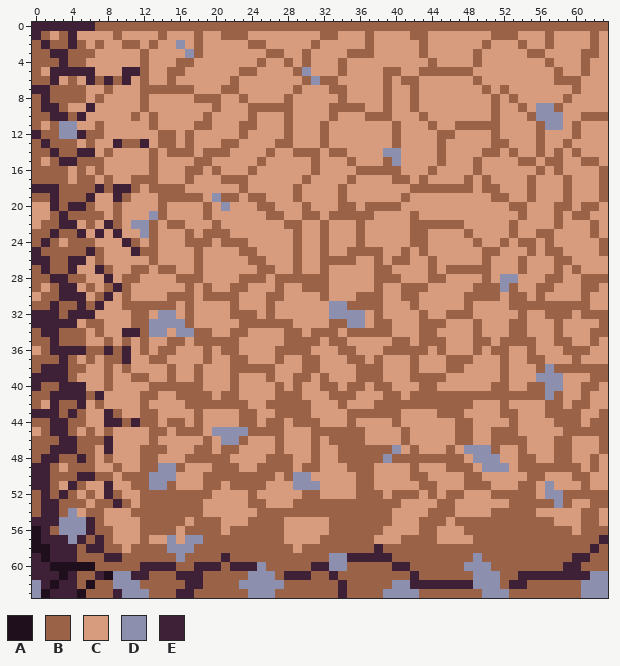
Pixel-art sprite, stored at Assets/sprites/dirt-moist-to-soaked.png. The picture above is the old version.
The file is 64x64 pixels.
Palette (. is transparent): A #1f0e1c  B #9a6348  C #d79b7d  D #8c8fae  E #3e2137
Pixels before (only the part around the change), first column x 0:
 0 EEEEEEEBBBBBBBBBBBBBBBBBBBBBBBBBBBBBBBBBBBBBBBBBBBBBBBBBBBBBBBBB
 1 EBCBECCCCBCCCCBCCCBCCBBBCCCCCCCCBBCCCBCCCCBBCCCCCCCBBBCCCBCCCCBC
 2 BEBBEBCBCCBBCBCCDCBCCCCCBBCCCCCBCCCCCBCCCCCBCCCCCCBCCCBCCBCCCCBC
 3 BBEEBBBCCCCCBCCCCDBCCCCCCCBBCCBCCCCBBBCCCCCBCCCCCBCCCCCBBCCCCBBC
 4 BBBEBBCCCCCCBCCCBBCCCCCCCBCCBCBCCCBCCCCCCCCCBCCCCBCCCCCCCBCCCBCC
 5 BCEEEEECCCEEBCCBBCCCCCCBBCCCCBDCCCBCCCCBBCCBBBBBBCCCCCCCCCBCCBCC
 6 BBECBCEBEBECBCCBCCCCCCBCCCCCCCBDBBCCCCCBCBBCCCCCCBCCCCCCCCBBBCCC
 7 EEBBBBCCBCCCBBBBBBCCCBBCCCCCCBCCCBBCCCCBCCBCCCCCCCBCBCCCCCCCBCCC
 8 BEBBBBCBCCCCBCCCCCBBBCCBCCCCBCCCCCBCCCCBCCBCCCCCCCCBCBCCCCCBCCCC
 9 BEEBCCECCCCCBCCCCCCCBCCCBBBBBCCCCBBBBCCBCCBCCCCCCCCBCCBCDDBCCCCC
10 BBEEBECCCCCBCBCCCCCBCCCCBCCCBCCCCBCCCBBBCCCBCCCCCCCBCCCBDDDCCBBB
11 BCBDDCCBCCCCCBCCCCBBCCCBBCCCBCCCBCCCCCCCBCCCBCCBBBBBCCCCBDDCBCCC
12 EBBDDEBBCCCCCCBBCBCCCCCBCCCCBCCCBCCCCCCCBCCCCBBCCCCBCCCCBCCCBCCC
13 BEBBBCBCCEBBECBBCBCCCBBCCCCBBCCCBCCCCCCCBCCCCBCCCCCBBCCCBCCBCCCC
14 BBEBBEECBCCCCBCBBBCBBBCCCCBCCBBBCBBCCCCDDCCCCBCCCCBBCBCCBCBCBCCC
15 BCBEEBBBCCCCCBCCCCBBCCCCCBCCCCCBCCCBCCCBDCCCCBCCCBCCCCBBCBBCCBBC
16 BBBBCBCBCCCCCBCCCBBCBCCCBCCCCCCBCCCCBBBBBCCCBCCCCBCCCCCCBCBCCCCB
17 BBBBCBBCBCCBBBCCCBCCCBBBCCCCCCBCCCCBCCCCBBCBCCCCBCBCCCCBCCCBCCCB
18 EEEBBBBEBEEBCBBBBCCCCCCBCCCCCBCCCCBCCCCCCCBBBBBBBCBBCCCBCCCBCCCB
19 BBEBBBECCEBCCCBBBBBCDBBCBBCCCBCCCCBCCCCCCBCCCCCCCCCBBCCBCCCBCCCB
20 CCEBEEBCCBCCCCBCCCCBCDCCCBBCCCBCCCBBCBBBBCCCCCCCCCCCCBBCCCBBCBBC
21 CCBEBBBBCBCCCDBCCCCBCCCCCCBBCCBBCBBBBBCCCCBCCCCCCCCCCCBCCCBCBBCC
22 CBBEECBCEBCDDBCBBCCCBCCCCCCCBBCCBCCCBCCCCCBBBBBBCCCCCBCCCCBCCCBC
23 BBEBBECECECCDBCCCBCBBBCCCCCCCBCCBCCCBCCCCCBBCCCCBCCCCBCCBBCCCCBC
24 BEBCBBBCCCEBCBCCCBBBCBBBCCCCCBCCBCCCBCCCCCBBCCCCCBCCBCBBCBCCCCCB
25 EBBBBBEBCCCEBBCCCCBCCCCBBCCCCBCCBCCBBBBCCBCBCCCCCCBBCCCBCBBCCCCB
26 EEBBEECBCCCCCBCCCCBCCCCCBBCCCBCCBBBBCCBCBBCCBCCCCCBCCCBCCCBBCCCC
27 BEBBECCEBCCBBCBBCCBCCCCCCBBCCBCCBCCCCCBBCCCCBCBBBBBCCCBCCCBCBCCC
28 BBEEBBCCECBBCCCCBBBCCCCBBBCBBBBBBCCCCCBBBCCCBBCCCCBCDDCCCBBCCBBB
29 BCBEECBCBEBCCCCCCBCBCCBBCCCBCCBBBCCCCCBCCBBBCCCCCBBBDBCCBBCCCBBC
30 CBBEEECBECBCCCCBBBCBBBBCCCBBCCCCBCCCBBBCCBBCCCCCBBBBCBBCBCCCCBCC
31 BBEBBEBECCBBBBBBCBCCCCBCCCBCCCCCCDDBBBBCCCBCCCCCBCCCCBBBBBBBBBCC
32 EEEBEEECCCCBBCDDCBCCCCBBBCBCCCCCCDDDDCBCCCCBCCBBBCCCCCBCCBBBCBBB
33 EEEEECBBCCCBBDDDDBCCCCCBBBBBBCCCCBBDDCBBCCCBBBCCCBCCCBBCCCBCCCCB
34 BEEBBBCBCCEEBDDCDDBBCCBBCCCCBBCBBBCBBBBBCCCBBCCCCBCCCBBCCCBCCCBB
35 BBEBBBCCBCBCBCCBBCBBBBBCCCCCBBBBCBBCCCCCBBCBBBCCCBBCBBBBCCBBCCBC
36 CBEEEEBBEBECBCBBCCCBCBBCCCCBBBBCCCBBCCCBBBBBCBCCCBCBBCCBCCCBBBCC
37 BBBEBCBCBBECCBBCCCCBCCBBCCCBCCBBCCCBBCBCCCBCCCBBBCCCBCCBBCCCBCCC
38 BEEEBBCCBCBCCCCBCCBCCCBBBBBCCCBBCCCCBBBCCCBCCCBBCCCCBCCCBDBBBBBB
39 EEEEBCCCBCCBBCCBCCBCCCBCCCBCCBBCBCCCBBBCCCBBBBCCCCCCBCCCDDDCCCBB
40 EBBEEECCBCCCCBBBBBBCCCBCCCCBCBCCBBCBBCBBCCCBBCCCCCCBBCCBBDDCCBBC
41 BBEEEEBECCCCBBCCBBBBCBBCCCCBBBCCCBBBCCCBBCBBBBBBBBBBBBBBBDBCCBCC
42 BCEBBECBCCCCBCCCCBBBBBBBCCBBBBBCCCBCCCBBBBBBBBBBBCCCBCCCCBBCBBCC
43 EEEBEBCCEBCCBBCCCCBCCCCBBCCBBBBCCCCBBBBBBCCCCBBBCCCCBBCCCBBBBCCB
44 BBEEBBCCEEBEBBCBBCBCCCCBBCBBCBBBCCCBCCCCBCCCCCCBBCCCCBCCCCBBBCBB
45 CBEEBCBCBCCCCBBCBBBCDDDDBBBBCCCBBBBBBCCCCBCCCCCBBCCBBBCCCCCBBBBB
46 BBBEEBBBECCCCBCCCCCBCDDBCCCBCCCBCBBBBCCCCBCCCCCBBCCBBBBCCCBBCCCB
47 BBEEEBBCECCCBBBCCCBBCBBCCCCBCCCBCCBBBBBBDCBCCCBCDDDBCCBCCCBBCCCB
48 BEEBBEBCBCCCBBCCCBBBBBCCCCBBBCCBCCBBBBBDBBBBBBBBCDDDCCBBCCBBCCBC
49 EEBCBBBCCBCCBBDDBCCCBBBCCBBBBCBBCCCBBBCCCCBCCCBBBCDDDCBBBBBBBCBC
50 EEBBBEEBBCBBBDDDCCCBBBBBBBBCBDDCCCCCBBCCCCBBCCCCBBCCCCCBBCCCBBCC
51 EEBCEBCCECCBBDDBCCCBBCBBBBCCCDDDCCCCBBCCCCCBBCCCBBBCCCBBCDCCCBCC
52 BEBEBCBCEBCCBBBBBBBBCCCCBCCCCCBBCCCCBBBCBBBCBCBBCCCBBBBBCDDBBBBB
53 BEEBBBCBBEBCBBBBBBBCCCCCBBCCCBBBBBBBBBBBBCCCCBBCCCCCCBBBBBDBCCBB
54 BEEBDCBBCCCBBBBBBBBCCCCCCBBBBBBBBBBBBBBBCCCCBBBCCCCBBBBBCCCCCBBC
55 EEEDDDEBCCCCBBBBBCBBBCCCBBBBCCCCCBBBBBBBCCCBBBCBBBBBBBBBBBCCCBBC
56 AEBDDDEBBCCCBBBBCBBBBCBBBBBBCCCCCBBBBBBCCCCBBCCCBBBBBBBBBBBBCBBB
57 AEEEDEBEBCCCBCCDCDDBBBBBBBBBCCCCBBBBBBCCCBBBBCCCCBBBBBBBBBBBBBBE
58 AAEEEBEEBBCBBBBDDDBBBBBBBBBBBCBBBBBBBBEBBBBBBBBBBBBBBBBBBBBBBBEB
59 EAEEEBBBEEBBBBBBDBBBBEBBBBBBBBBBBDDEEEEEBBBBBBBBBDBBBBBBBBBBEEBB
60 EEAAAAABBBBBEEEEBBEEEBEEEDBBBBBEEDDBBBBBEEBBBBBBDDDBBBBBBBBEEBBB
61 EEEAEBBEADDEEBBBEEEBBBBBDDDBEEEBBEBBBBBBBBEBBBBBBDDDBBEEEEEEEEDD
62 DEAEEBABBDDDBBBBBEEBBBBDDDDDBBBBBBEBBBBBDDEEEEEEEDDDBEEBBBBBBDDD
63 DAEEEABBBEDDDBBBEEBBBBBBDDDBBBBBBBEBBBBDDDDBBBBBBBDDDBBBBBBBBDDD
The same view after the edit:
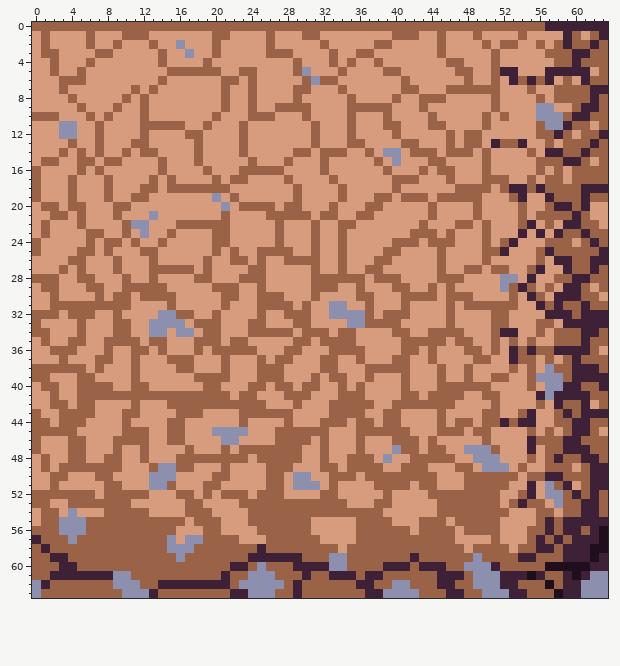
Commit: ne jamais aller à droite, toujours vers la gauche
From old to new:
Changed rows in their new state; - is an unchanged pixel.
first column x 0:
 0 BBBBBBB--------------------------------------------------EEEEEEE
 1 C--CC-B--CBBB-C---C-B-CC--B---BBCC---C--BB-C-B---B-CCCB--C-EB--E
 2 CBCCCCBC-BCC------C-B---CCB----CB----CBB---C-B------BBC-BCBEBBEB
 3 C-BCCCCBB---C-B---C-B-------B-C--B-C-------C-B---C-B---CCBBBEE-B
 4 CC-CCCB-----C-B-CC-B-----C--CBC--BCB--B-----C-BB-C-B-----CBBE-BB
 5 C-BCCBC---CCC----BBBB----------------------CCCC----BEE---EEEEE-B
 6 CCCB-BCCCCC-C-BC-----B--B--------------C--C-----BC-B-EBEBEC-CEBB
 7 CCC-CC--C--BC-CCCC----C-B-----B--C-----C-B----BBBB-BC--B--BB-BEE
 8 CCCC-C-C--B-------CCCB-CB---CB----CB---CB-CBBB-------C--B-B-BBEB
 9 CCCC-BC--B----------CB---CC--BB--CC--BB---CB----------C---C-BEEB
10 --BCCCB-B--CBC-----CB----BB-C-B--C-B-CC----CB-----BCB--C---BEE--
11 C-C---------B-BBB-C-----C---C--BC--B---B-----B-CCC-C-------E-B-B
12 CCC--CC-----B-CC--B---------C--BC--B---------C--BB-C-----BEBCBBE
13 CCCC--CB-CC-B-CC-CB--CCB---CC--BC--BB---CBB--CB-BB-E-BE-CB--BBEB
14 CCC-CBCBC-B-B--CCCBCCC-B--C----CB----B----BBBCBBB--C-C-BCEEB-EBB
15 CB-CC--CBB---CB----C----BC--B--CB--C--BC----B----CB---CCB--EE-CB
16 -CCC---------CB--CCBC--B-BBB---CB---CCC-C--BCBB--CB---------BBB-
17 -CCCBCC----CC--B-C--BC------B-C--B-C------BC--B-C--BB----BBCBBB-
18 BCCC-CCC-CCCB-C--BBBBB-C----------------B-CCCCC--B-CBEE-EBB-BEEE
19 -CCC-CC-BCCBB-CCCCC--C--CC------------BB--BB-BBBBB-CCBEC-EB-BEB-
20 -BBCBBC---B---C----C---BB---BBC--BCC---CC---B----B---C---BEEBEC-
21 ---BC-CC------C----C-B------BB-CB-CC------C-B----B------BB-BE---
22 --CCCBC-CCB--C-C-BBB-B-----BCC-BC-BBC-----C-CCC-B-B--CBE-BCEEB--
23 C-CCCCBB-CB--C-B-C-C-------B-C-BC-B-C-------B-B-C-B--CE-ECEBBE-B
24 -CC-CC--BBC--CB--CCCB-CC---B-C-BC-B-C---BB-CBBB--CB--ECC--BB-BE-
25 BCCCC-BCB--C------C-B-BCCBBBBC-BC-BCCCCBBC-C-B------E--CBE-BBBBE
26 CCCCBB-C-B--------CB--BBC---B-BBCC-C---BCC--CB--------C-B-EEBBEE
27 CCC-CB-CCB-CCB--BBCB----B-C--C-BC-B--B-C----CBCC--CBB-CBE-CE-BEB
28 --BCC-B-C--C-B--CC-B-------CCCC--BBBB-------C-BB--C----E-C-BEE--
29 CB-CC--BCC-BBBB--C-CBB-C-B-C--C--B--B-C-B-CCB-B--CCC--EBC--EE-CB
30 -C-CCC--CB--BBB-CC-CC----B-----BC-----C----BB-BB-CCC--CE--EEE-B-
31 CCB--B-BBB-CCCC--C---BC--B-BB-B----CC-C--BC---B--BBBB-CCE-E--EBB
32 BBBCBBB--B-CC---B---B-CCCBC-BBB------BCBBB-C---CC--BB-C--EEEBEEE
33 BCCCCBCC-BBCC----CBBB--C--CCCBB--CC--B--B--CCCB--C-BBCC-BBCEEEEE
34 -BCCC--C-BBCC-----C-B-CCBBBB-CB--CB-CCCCBB-C-BBB-C-BEEC-B--BBEE-
35 C-CC-----B-BCBBCC----C-B----C--CB--B----C-B----BBCCBC-C-----BE-B
36 -CBBBCCCBCCB---C--BCB--BB--C--C--B--B--CC--CBC--B---CEBEBBEEEEB-
37 CCCBC-CB-CCB-CCBBB-C-BCC-B--B-CCBB-C--C-BBC-B-CCCBB-CEB-CB-BEBBB
38 -BBB---BC-CB---CBBC--BCCC--B--CCBB--C--BBBC--BCCB---CB-BC---EEE-
39 BBCCCBB-C---C--C---BBBC--B-B-CCBCBB-C-C--BCCC---B--B---B---BEEEE
40 C--CCBBB---BBCCCCCCBB-C-BB--BCBBCCBC--CC-B-CCBBBBBBCC---C--EE--E
41 CCBCCB-BBBBB--BB----B-CBB--C--B--C--B--CCB-C----CC--CCCCE-EEEEBB
42 C-B-CBBC---BC--BB-------BBCCC-C--B-BBBCC-------CC--BC---BCEB-E-B
43 BCC-B-B-CCBBCC--BB-------BB--CC--BB--CC-------CC--BBCCBE-C-E-EEE
44 --CB----CC-CCC----C-----C-CCBCCCBBBCBB-B-----B----BBE-EE----EE--
45 B-BB--C-C-BBBCCB-CC-----CCC-BBB--CCC-BBBB----BB-CBBCCC-B-B--EE-C
46 -CCCB-CCCBBBBC-BB--C---C----BBBCBCCC----B-B-B--CC-BCCCCEBB-EEBB-
47 -CCCB-C-CB---CC--BCC--CBBBB-BB-CB-CC-CCC-B--BBC-------CE-B-EEEB-
48 CBCC-BC--B---C--B-----BB-B---B-CB-C---C-CC-----C------C--BE-BEEB
49 CBCB---BB---C----B--C-C--C----CCBB----B--B-B--C--------CC---CBEE
50 CC--CCC---CCC------C--CCCC-BC----BBBC-BBBB--B-----BBBB---EEB--EE
51 CC--CC--BB-CC---------CCCCBB-----B--CCBBBB---------BB-CE--BE--EE
52 -B-B-B--B-BB-CCC--C--BBBCBBB--CCBB--CCCBCCC--B--BBB-CC-E----E-E-
53 -BCC--B--B--CCCCC------B--BBB------CCC--C------BBBBB--E--C--BEE-
54 CBBC--CCBBB--CCCC--B----B--------------C----C--BBBB--CCCBB-BBEEB
55 CBB---B-BBBB----------------BBB--CCC----------------CCCC-EBEEEEE
56 BB----B--BBB-----CC---CCC---BBB--CCC---BBB---BB-----CCC--E-EE-EA
57 EBBB-B-B-BBB-BB--------CCC--BBBBCCCC--BBB----BB--CC-CCC-E-E-EEEA
58 BEBBB-BB--B--------------E---B----C---B---------C----C--EE-EEEAA
59 BB--B---BB-----------B--EEEEEE-----BBBBB--E-----------EE---E--AE
60 BBBEEBB-----BBBB--BBB---B----EE--------E---EEE-----E-----AAAAAEE
61 BB-E-EE-E--BB---BBB--E------BB----EE-EE---B--EEE----EE-A-BB-A---
62 --BBB-B-------EEE--EEE-------E----B-EE----BBB--BB---E-B--A-EE---
63 -BBBBB---B---E--BB----EE-----E----B--EE-------EE-----EE---AEE---
Pixel boxes of the changes (left, top, right, bottom) in both pictures:
changed: (32, 22, 608, 598)
